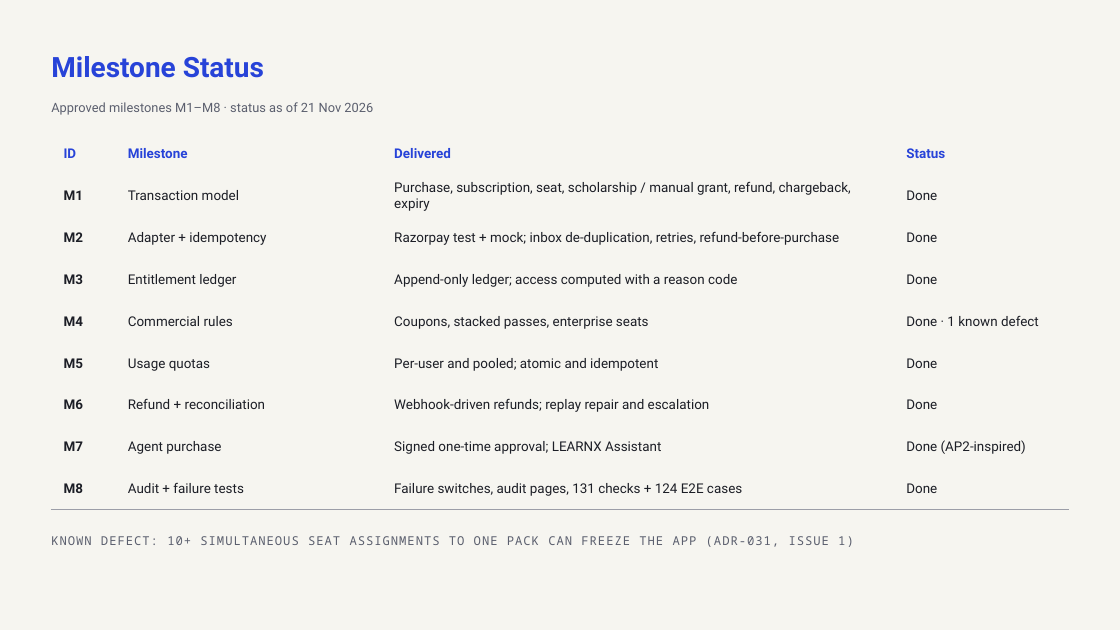
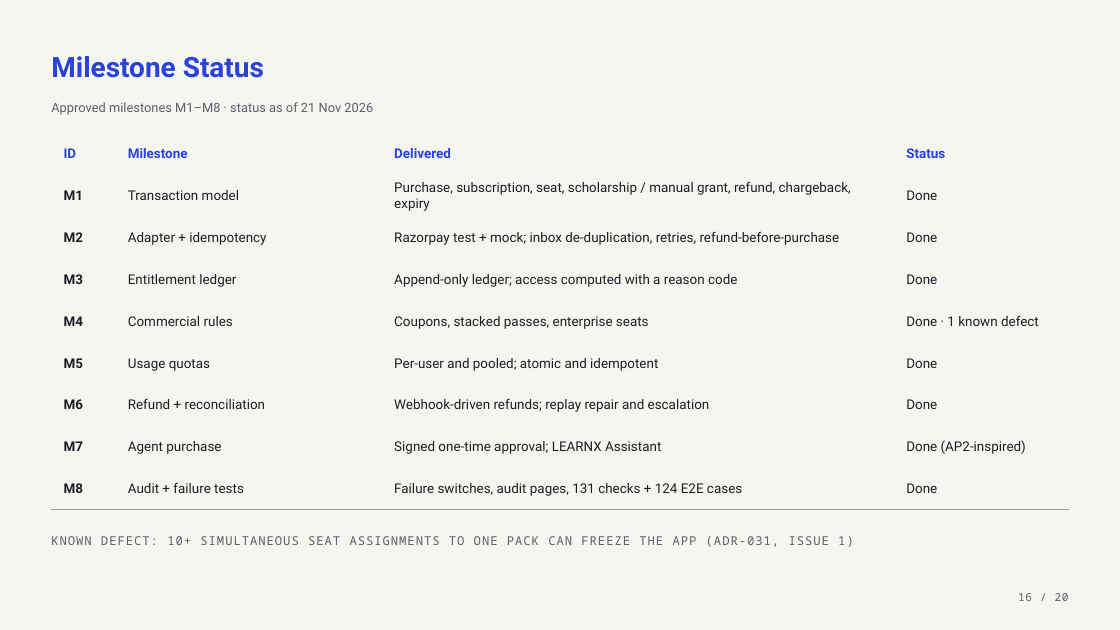
Before and after one commit to ANKITHDEEGOJU/proj-pic, a slide deck: slide 16 of docs/Final_Presentation.pptx. Drawn at 1120x630 pixels with LibreOffice and Linux fonts; fonts in the diff are those of the drawing. Boxes give left, top, right and bottom in pixels: in the first picture for what was removed or moved away, otherwise in the second. Text is boxed around its words. In the diff, an @@ line names an element or a change of style, - is before the commit and + after.

```diff
--- a/docs/Final_Presentation.pptx
+++ b/docs/Final_Presentation.pptx
@@ text added at (1018,593,1069,601), 9.5 pt, text #5B5F6E @@
+16 / 20
```
Also in this commit, not shown: 18 other slides changed, 4 other files.
